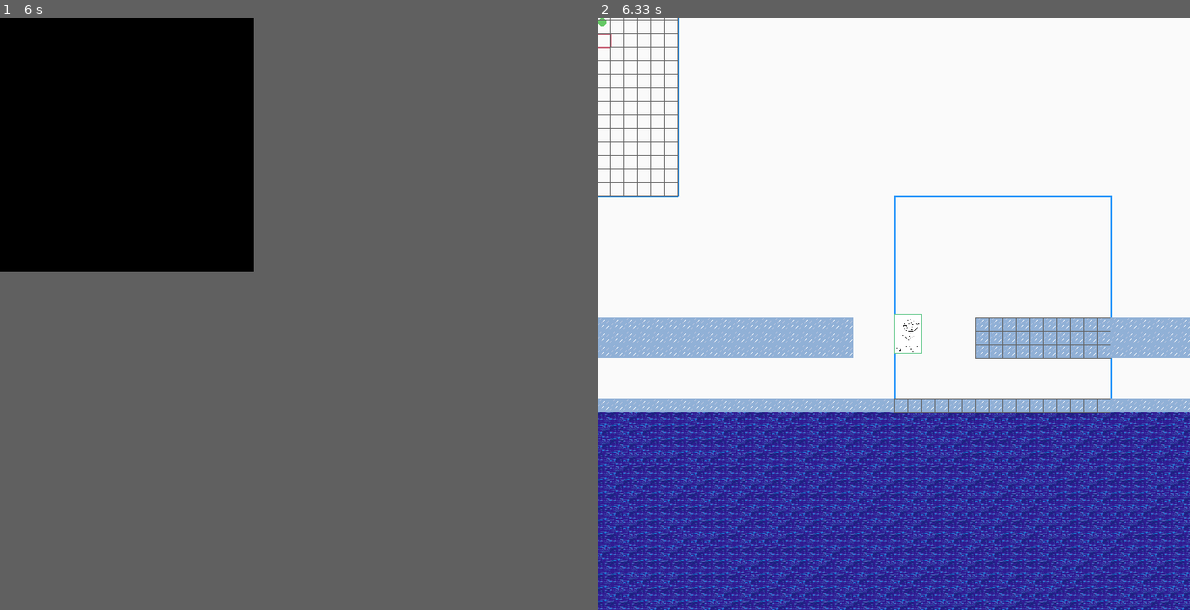
Above: before the commit, frames 1-2 (left to right).
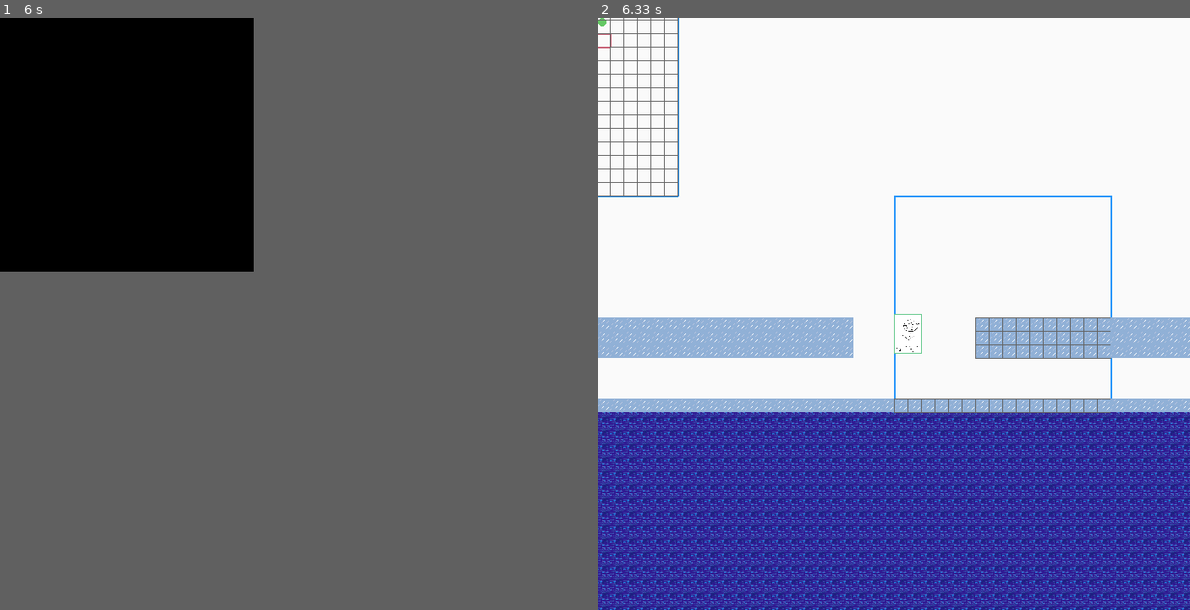
Above: after the commit, the same moments.

Repository: HyperRays/minecraft-from-wish
Game: pygame game, started from playground/test-chunk-mgr.py
The game is run twice, just before and just after one commit, with the same random seed, the same clock (stepped at 60 frames per second) and the same inputs.
Inputs:
- Up to frame 1 (6 s): no input
- Up to frame 2 (6.33 s): no input

Frame 1 is identical in both runs. In frame 2, 9.2% of the frame differs, in the area x 0-100%, y 66-100%.

Commit message:
configs modified

Diff:
--- a/config/general.toml
+++ b/config/general.toml
@@ -1 +1 @@
-gravity = 2
+gravity = 7
--- a/playground/test-chunk-mgr.py
+++ b/playground/test-chunk-mgr.py
@@ -1,4 +1,3 @@
-from multiprocessing import freeze_support
 import os
 import sys
 sys.path.append(os.path.join(os.path.dirname(__file__),'../game-logic'))
@@ -119,7 +118,7 @@
 
     def __init__(self, position: vec2d) -> None:
         # sets a random time after which it will change to the next tile (it cycles through two tile)
-        self.timer = Timed(randint(1_000_000_0, 1_000_000_000_0))
+        self.timer = Timed(7_000_000_00)
 
         #set the starting position
         self.position = position
@@ -153,7 +152,7 @@
                 self.current_tex = 0
                 self.texture = self.texture1
 
-            self.timer.reset(new_target_ns=randint(1_000_000_0, 1_000_000_000_0))
+            self.timer.reset()
 
 
         self.screen.blit(self.texture.image, camera.screen_position(self.position).into_tuple())
@@ -284,7 +283,7 @@
 
         # goes through every block in the chunk to find out with which block the player is colliding with
         for obj in itertools.chain(*chunk.internal_objects):
-            if obj != None and type(obj) != Air:
+            if obj != None and type(obj) != Air and type(obj) != Water:
                 if intersect(self.collider, obj.collider):
                     dir = -relative_position(obj.collider, self.collider)
                     self.collided_dir[dir] = True
@@ -354,7 +353,7 @@
         #draw in the mouse pointer (we can change this)
         pygame.draw.circle(window.screen, (100,200,100), (x,y), 5)
 
-        #create the chunk outline (for debugging purposes only)
+        # create the chunk outline (for debugging purposes only)
         tmp_outline = create_collider(glob_coord, CHUNK_DIMENSIONS[0] * block_dimensions[0], CHUNK_DIMENSIONS[1] * block_dimensions[1])
         pygame.draw.polygon(self.screen, (40,150,250) , [ camera.screen_position(tmp_outline.b).into_tuple(), camera.screen_position(tmp_outline.a).into_tuple(), camera.screen_position(tmp_outline.c).into_tuple(), camera.screen_position(tmp_outline.d).into_tuple()], width = 2)
 
